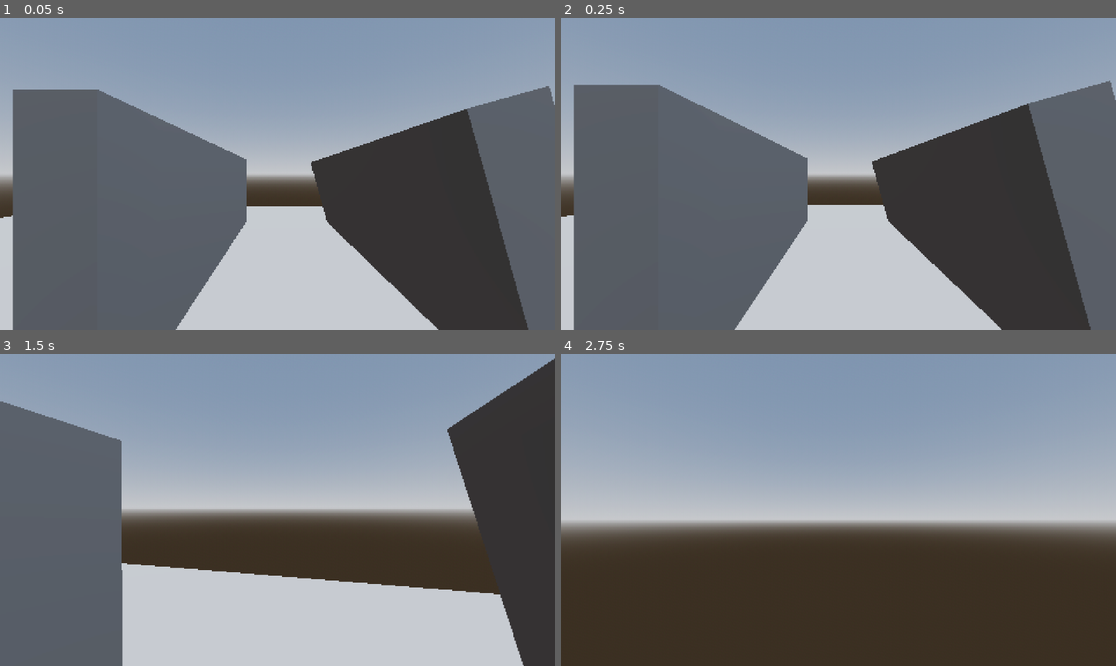
Above: before the commit, frames 1-4 (two rows, left to right).
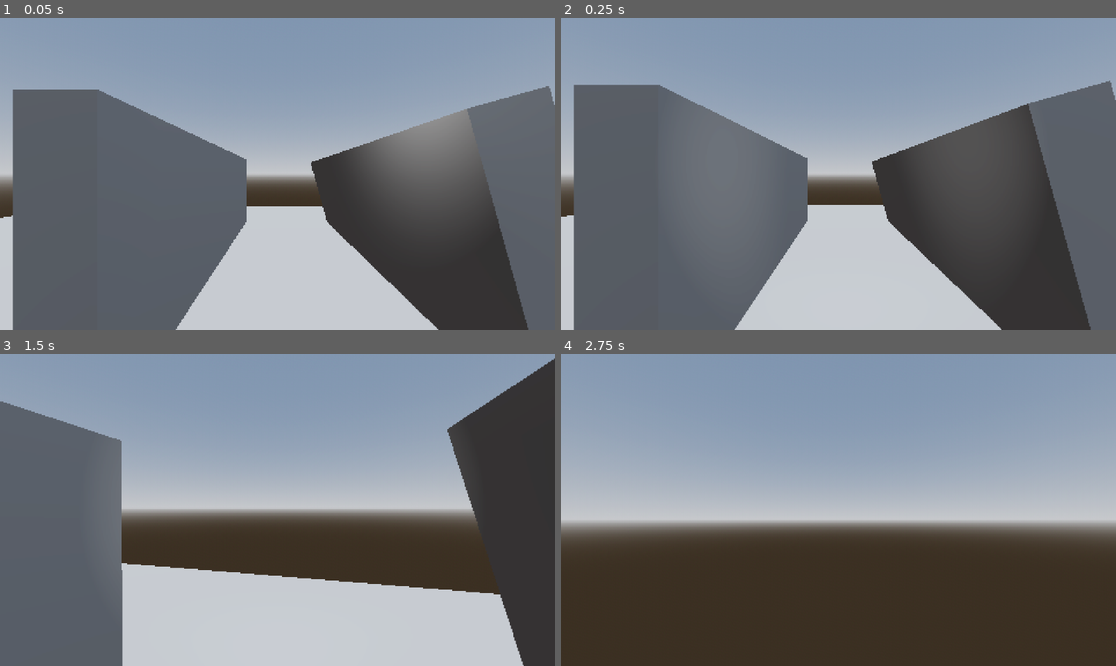
Above: after the commit, the same moments.

Repository: UnknownGamer925/Brackeys-2025-1
Game: Godot game, scene res://Scenes/ConvenienceStore/convenience_store.tscn
Same seed, same stepped clock (60 frames per second), same inputs: the game is played once before the commit and once after it.
Inputs (mouse positions are in pixels of both pictures, inside the frame that each line leads up to):
- Up to frame 1 (0.05 s): no input
- Up to frame 2 (0.25 s): no input
- Up to frame 3 (1.5 s): tap Enter at 0.5 s; move the mouse to (305, 510) at 0.52 s; hold W (c_up) from 0.53 s (still down); tap T (Flashlight, bound only after the commit) at 0.6, 1.35 s; move the mouse to (249, 510) at 1.27 s
- Up to frame 4 (2.75 s): keep holding W (c_up); move the mouse to (849, 503) at 2.02 s; tap T (Flashlight, bound only after the commit) at 2.1 s

The runs differ from the first frame. In frame 1, 5.3% of the frame differs, in the area x 64-89%, y 29-63%; in frame 2, 2.9%; in frame 3, less than 0.1%; in frame 4, nothing differs.

Commit message:
Added Flashlight

Diff:
--- /dev/null
+++ b/Prefabs/Flashlight/Flashlight.tscn
@@ -0,0 +1,76 @@
+[gd_scene load_steps=7 format=3 uid="uid://dosglnbuvholu"]
+
+[ext_resource type="PackedScene" uid="uid://cdhbe21kmh2w6" path="res://Prefabs/Player/PlayerCharacter.tscn" id="1_3l8qs"]
+
+[sub_resource type="ProceduralSkyMaterial" id="ProceduralSkyMaterial_hhdhu"]
+sky_horizon_color = Color(0.64625, 0.65575, 0.67075, 1)
+ground_horizon_color = Color(0.64625, 0.65575, 0.67075, 1)
+
+[sub_resource type="Sky" id="Sky_qxbuv"]
+sky_material = SubResource("ProceduralSkyMaterial_hhdhu")
+
+[sub_resource type="Environment" id="Environment_2w04y"]
+background_mode = 2
+sky = SubResource("Sky_qxbuv")
+tonemap_mode = 2
+glow_enabled = true
+
+[sub_resource type="BoxMesh" id="BoxMesh_c6gp2"]
+
+[sub_resource type="BoxShape3D" id="BoxShape3D_e2rpp"]
+
+[node name="Flashlight" type="Node3D"]
+
+[node name="WorldEnvironment" type="WorldEnvironment" parent="."]
+environment = SubResource("Environment_2w04y")
+
+[node name="SubViewportContainer" type="SubViewportContainer" parent="."]
+texture_filter = 1
+anchors_preset = 15
+anchor_right = 1.0
+anchor_bottom = 1.0
+grow_horizontal = 2
+grow_vertical = 2
+stretch = true
+stretch_shrink = 4
+
+[node name="SubViewport" type="SubViewport" parent="SubViewportContainer"]
+handle_input_locally = false
+size = Vector2i(480, 270)
+render_target_update_mode = 4
+
+[node name="MeshInstance3D" type="MeshInstance3D" parent="SubViewportContainer/SubViewport"]
+transform = Transform3D(21.6048, 0, 0, 0, 0.327609, 0, 0, 0, 15.1648, 0, 0, 0)
+mesh = SubResource("BoxMesh_c6gp2")
+skeleton = NodePath("../../..")
+
+[node name="StaticBody3D" type="StaticBody3D" parent="SubViewportContainer/SubViewport/MeshInstance3D"]
+
+[node name="CollisionShape3D" type="CollisionShape3D" parent="SubViewportContainer/SubViewport/MeshInstance3D/StaticBody3D"]
+shape = SubResource("BoxShape3D_e2rpp")
+
+[node name="MeshInstance3D2" type="MeshInstance3D" parent="SubViewportContainer/SubViewport"]
+transform = Transform3D(0.549894, 0, 0, 0, 2.75277, 0, 0, 0, 6.18551, 1.03628, 1.10922, 0.822025)
+mesh = SubResource("BoxMesh_c6gp2")
+skeleton = NodePath("../../..")
+
+[node name="StaticBody3D" type="StaticBody3D" parent="SubViewportContainer/SubViewport/MeshInstance3D2"]
+
+[node name="CollisionShape3D" type="CollisionShape3D" parent="SubViewportContainer/SubViewport/MeshInstance3D2/StaticBody3D"]
+shape = SubResource("BoxShape3D_e2rpp")
+
+[node name="MeshInstance3D3" type="MeshInstance3D" parent="SubViewportContainer/SubViewport"]
+transform = Transform3D(0.529882, 0.735877, 0, -0.146999, 2.65259, 0, 0, 0, 6.18551, -2.25612, 1.10922, 0.822025)
+mesh = SubResource("BoxMesh_c6gp2")
+skeleton = NodePath("../../..")
+
+[node name="StaticBody3D" type="StaticBody3D" parent="SubViewportContainer/SubViewport/MeshInstance3D3"]
+
+[node name="CollisionShape3D" type="CollisionShape3D" parent="SubViewportContainer/SubViewport/MeshInstance3D3/StaticBody3D"]
+shape = SubResource("BoxShape3D_e2rpp")
+
+[node name="PlayerCharacter" parent="SubViewportContainer/SubViewport" instance=ExtResource("1_3l8qs")]
+transform = Transform3D(1, 0, 0, 0, 1, 0, 0, 0, 1, -0.400133, 1.20444, -3.58363)
+
+[node name="DirectionalLight3D" type="DirectionalLight3D" parent="SubViewportContainer/SubViewport"]
+transform = Transform3D(1, 0, 0, 0, -0.0318643, 0.999492, 0, -0.999492, -0.0318643, 0, 8.88854, 0)
--- /dev/null
+++ b/Prefabs/Flashlight/Scripts/pixel_filter.gdshader
@@ -0,0 +1,95 @@
+shader_type spatial;
+render_mode unshaded;
+
+uniform sampler2D screen_texture : source_color, hint_screen_texture, filter_nearest;
+uniform sampler2D depth_texture : source_color, hint_depth_texture, filter_nearest;
+uniform sampler2D normal_texture : source_color, hint_normal_roughness_texture, filter_nearest;
+
+uniform float depth_threshold : hint_range(0, 1) = 0.85;
+uniform float reverse_depth_threshold : hint_range(0, 1) = 0.25;
+uniform float normal_threshold : hint_range(0, 1) = 0.6;
+
+uniform float darken_amount : hint_range(0, 1, 0.01) = 0.6;
+uniform float lighten_amount : hint_range(0, 10, 0.01) = 1.5;
+
+uniform vec3 light_direction = vec3(-0.96, -0.18, 0.2);
+
+float get_depth(vec2 screen_uv, mat4 inv_projection_matrix) {
+	float depth = texture(depth_texture, screen_uv).r;
+	vec3 ndc = vec3(screen_uv * 2.0 - 1.0, depth);
+	vec4 view = inv_projection_matrix * vec4(ndc, 1.0);
+	view.xyz /= view.w;
+	return -view.z;
+}
+
+
+void vertex() {
+	POSITION = vec4(VERTEX.xy, 1.0, 1.0);
+}
+
+void fragment() {
+	float depth = get_depth(SCREEN_UV, INV_PROJECTION_MATRIX);
+	vec3 normal = texture(normal_texture, SCREEN_UV).xyz * 2.0 - 1.0;
+	vec2 texel_size = 1.0 / VIEWPORT_SIZE.xy;
+
+	vec2 uvs[4];
+	uvs[0] = vec2(SCREEN_UV.x, SCREEN_UV.y + texel_size.y);
+	uvs[1] = vec2(SCREEN_UV.x, SCREEN_UV.y - texel_size.y);
+	uvs[2] = vec2(SCREEN_UV.x + texel_size.x, SCREEN_UV.y);
+	uvs[3] = vec2(SCREEN_UV.x - texel_size.x, SCREEN_UV.y);
+
+	float depth_diff = 0.0;
+	float nearest_depth = depth;
+	vec2 nearest_uv = SCREEN_UV;
+
+	float normal_sum = 0.0;
+	for (int i = 0; i < 4; i++) {
+		float d = get_depth(uvs[i], INV_PROJECTION_MATRIX);
+		depth_diff += depth - d;
+
+		if (d < nearest_depth) {
+			nearest_depth = d;
+			nearest_uv = uvs[i];
+		}
+
+		vec3 n = texture(normal_texture, uvs[i]).xyz * 2.0 - 1.0;
+		vec3 normal_diff = normal - n;
+
+		vec3 normal_edge_bias = vec3(1, 1, 1);
+		float normal_bias_diff = dot(normal_diff, normal_edge_bias);
+		float normal_indicator = smoothstep(-0.01, 0.01, normal_bias_diff);
+
+		normal_sum += dot(normal_diff, normal_diff) * normal_indicator;
+	}
+
+
+	float depth_edge = step(depth_threshold, depth_diff);
+
+	float indicator = sqrt(normal_sum);
+	float normal_edge = step(normal_threshold, indicator);
+
+	vec3 original = texture(screen_texture, SCREEN_UV).rgb;
+	vec3 nearest = texture(screen_texture, nearest_uv).rgb;
+
+	mat3 view_to_world_normal_map = mat3(
+		INV_VIEW_MATRIX[0].xyz,
+		INV_VIEW_MATRIX[1].xyz,
+		INV_VIEW_MATRIX[2].xyz
+	);
+	float ld = dot((view_to_world_normal_map * normal), normalize(light_direction));
+
+	vec3 edge_mix;
+	if (depth_edge > 0.0) {
+		edge_mix = mix(original, nearest * 0.6, depth_edge);
+	}
+	else {
+		edge_mix = mix(original, original * (ld > 0.0 ? 0.6 : lighten_amount), normal_edge); //edge_mix = mix(original, original * lighten_amount, normal_edge);
+	}
+	ALBEDO = edge_mix;
+
+}
+
+//void light() {
+	// Called for every pixel for every light affecting the material.
+	// Uncomment to replace the default light processing function with this one.
+//}
--- a/Prefabs/Player/PlayerCharacter.tscn
+++ b/Prefabs/Player/PlayerCharacter.tscn
@@ -36,6 +36,9 @@
 mesh = SubResource("CapsuleMesh_36g68")
 surface_material_override/0 = SubResource("StandardMaterial3D_3xk37")
 
+[node name="Flashlight" type="SpotLight3D" parent="."]
+transform = Transform3D(0.820771, 0, 0.571258, 0, 1, 0, -0.571258, 0, 0.820771, 2.50242e-07, 1.8626, 2.86244)
+
 [node name="Pivot" type="Marker3D" parent="."]
 transform = Transform3D(-1, 0, -8.74228e-08, 0, 1, 0, 8.74228e-08, 0, -1, 0, 0.743527, 0)
 script = ExtResource("2_ei3r6")
--- a/Prefabs/Player/Scripts/camera_script.gd
+++ b/Prefabs/Player/Scripts/camera_script.gd
@@ -1,6 +1,10 @@
 extends Marker3D
 
 var cam : Camera3D
+
+@onready var flashlight: SpotLight3D = $"../Flashlight"
+var flashlight_rotation_smoothness = 15.0
+var flashlight_position_smoothness = 15.0
 
 # Called when the node enters the scene tree for the first time.
 func _ready() -> void:
@@ -21,9 +25,18 @@
 
 # Called every frame. 'delta' is the elapsed time since the previous frame.
 func _process(delta: float) -> void:
-	pass
+	update_flashlight(delta)
+
+	if Input.is_action_just_pressed("Flashlight"):
+		flashlight.visible = not flashlight.visible
 	#var mouse_x : float = cam.project_ray_normal()
 	#var mouse_y : float = get_viewport().get_mouse_position().y
 
 	#transform.basis = Basis(Vector3.RIGHT, mouse_x)
 	#print(mouse_x)
+
+func update_flashlight(delta: float) -> void:
+	flashlight.global_transform = Transform3D(
+		flashlight.global_transform.basis.slerp(cam.global_transform.basis, delta * flashlight_rotation_smoothness),
+		flashlight.global_transform.origin.slerp(cam.global_transform.origin, delta * flashlight_position_smoothness)
+		)
--- a/project.godot
+++ b/project.godot
@@ -46,3 +46,8 @@
 "events": [Object(InputEventKey,"resource_local_to_scene":false,"resource_name":"","device":-1,"window_id":0,"alt_press …(192 unchanged characters)…
 ]
 }
+Flashlight={
+"deadzone": 0.5,
+"events": [Object(InputEventKey,"resource_local_to_scene":false,"resource_name":"","device":-1,"window_id":0,"alt_pressed":false,"shift_pressed":false,"ctrl_pressed":false,"meta_pressed":false,"pressed":false,"keycode":0,"physical_keycode":84,"key_label":0,"unicode":84,"location":0,"echo":false,"script":null)
+]
+}
